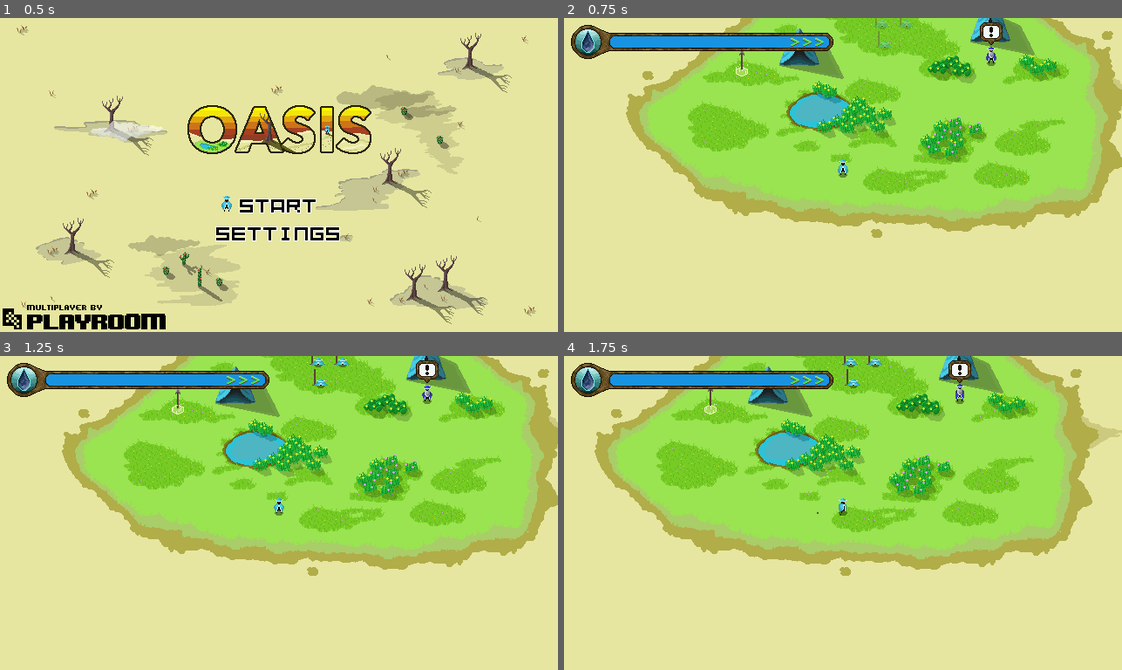
Above: before the commit, frames 1-4 (two rows, left to right).
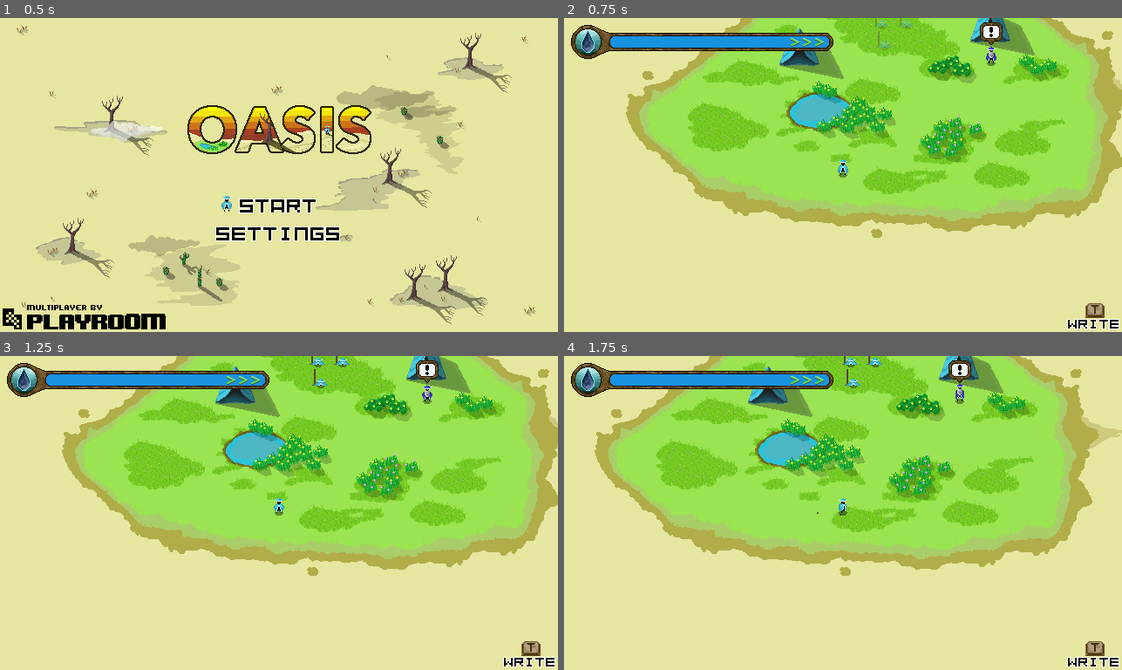
Above: after the commit, the same moments.

Repository: ObliteratedEntertainment/PixelGameJam2024
Game: Godot game, scene res://main.tscn
Same seed, same stepped clock (60 frames per second), same inputs: the game is played once before the commit and once after it.
Inputs (mouse positions are in pixels of both pictures, inside the frame that each line leads up to):
- Up to frame 1 (0.5 s): no input
- Up to frame 2 (0.75 s): click "START" at 0.5 s
- Up to frame 3 (1.25 s): no input
- Up to frame 4 (1.75 s): move the mouse to (965, 497) at 1.27 s; hold Right (ui_right) from 1.28 s (still down); tap E (player_dig) at 1.35 s

Frame 1 is identical in both runs. In frame 2, 0.5% of the frame differs, in the area x 30-100%, y 10-100%; in frame 3, 0.5%; in frame 4, 0.5%.

Commit message:
Added dialog tree walking for the old man.

Diff:
--- a/autoloads/playroom.gd
+++ b/autoloads/playroom.gd
@@ -11,6 +11,7 @@
 const ACTION_RESPAWN = "R"
 
 const UPGRADE_SHOVEL = "SHOVEL"
+const UPGRADE_FLASK  = "FLASK"
 
 # Named callbacks
 const CB_INSERT_COIN = "on_insert_coin"
@@ -113,7 +114,7 @@
 var _tracked_room_players := {}
 
 var first_action := true
-var stashed_actions := []
+var stashed_actions: Array[PlayerActionData] = []
 
 # Called when the node enters the scene tree for the first time.
 func _ready() -> void:
@@ -195,7 +196,7 @@
 
 	var converted: Array[PlayerActionData] = []
 
-	for action in parsed:
+	for action: Variant in parsed:
 		# Do data validation
 		if typeof(action) != TYPE_DICTIONARY:
 			continue
@@ -208,7 +209,7 @@
 		elif typeof(action["p"][0]) != TYPE_FLOAT or typeof(action["p"][1]) != TYPE_FLOAT:
 			continue
 
-		var action_data = PlayerActionData.new()
+		var action_data := PlayerActionData.new()
 		action_data.action = action["a"]
 		action_data.position = Vector2(action["p"][0], action["p"][1])
 		converted.push_back(action_data)
@@ -341,7 +342,7 @@
 	)
 
 # Called when the player has connected to a room successfully
-func _on_insert_coin(args: Variant) -> void:
+func _on_insert_coin(_args: Variant) -> void:
 	print("[Playroom] Connected to room: ", _playroom.getRoomCode())
 	connected = true
 	_current_room = _playroom.getRoomCode()
--- a/autoloads/world_manager.gd
+++ b/autoloads/world_manager.gd
@@ -32,6 +32,10 @@
 var game_start_time := 0
 var game_end_time := 0
 
+var player_has_shovel := false
+var player_has_flask := false
+var player_completed_game := false
+
 
 # Called when the node enters the scene tree for the first time.
 func _ready() -> void:
@@ -42,15 +46,29 @@
 	game_started.connect(_on_game_start)
 	game_completed.connect(_on_game_ended)
 
+	player_upgraded.connect(_on_player_upgrade)
+
 func _on_game_start() -> void:
 	total_water_consumed = 0
 	total_deaths = 0
 	game_start_time = Time.get_ticks_msec()
 
 func _on_game_ended() -> void:
+	if player_completed_game:
+		return
+
+	player_completed_game = true
 	game_end_time = Time.get_ticks_msec()
 
+func _on_player_upgrade(upgrade: String) -> void:
+	if upgrade == Playroom.UPGRADE_FLASK:
+		player_has_flask = true
+	elif upgrade == Playroom.UPGRADE_SHOVEL:
+		player_has_shovel = true
+
 func _on_water_consumed(_total: float, delta: float, _intensity: int) -> void:
+	if player_completed_game:
+		return
 	# consuming water is a negative value
 	# regen is positive
 	if delta < 0.0:
@@ -63,4 +81,6 @@
 	current_zone = zone
 
 func _on_player_death(_pos: Vector2) -> void:
+	if player_completed_game:
+		return
 	total_deaths += 1
--- a/desert_zones/starter_zone.tscn
+++ b/desert_zones/starter_zone.tscn
@@ -38,11 +38,6 @@
 position = Vector2(-1358, 180)
 display_color = Color(0.182124, 0.641811, 0, 1)
 
-[node name="Oasis2" type="Polygon2D" parent="EditingHelpers"]
-position = Vector2(3392, -390)
-polygon = PackedVector2Array(-1791, 9, -1834, 156, -1801, 305, -1661, 368, -1519, 379, -1342, 272, -1343, 82, -1492, -21, -1702, -48)
-metadata/_edit_lock_ = true
-
 [node name="Dirt1" parent="." instance=ExtResource("2_yer6a")]
 position = Vector2(-585, 59)
 
@@ -56,7 +51,7 @@
 position = Vector2(-1046, -455)
 
 [node name="CastleParts" parent="." instance=ExtResource("3_nsgft")]
-position = Vector2(-919, -763)
+position = Vector2(1834, -143)
 
 [node name="Flask" parent="CastleParts" instance=ExtResource("6_txfox")]
 position = Vector2(-47, -13)
@@ -71,13 +66,16 @@
 position = Vector2(82, 55)
 
 [node name="CastleWallFragment1" parent="CastleParts" instance=ExtResource("7_dn86b")]
-position = Vector2(-434, 294)
+position = Vector2(-574, 212)
 
 [node name="CastleWallFragment2" parent="CastleParts" instance=ExtResource("7_dn86b")]
-position = Vector2(-171, 296)
+position = Vector2(-773, 76)
+
+[node name="CastleWallFragment3" parent="CastleParts" instance=ExtResource("7_dn86b")]
+position = Vector2(-913, 209)
 
 [node name="CastleGroundFragment1" parent="CastleParts" instance=ExtResource("8_n58r0")]
-position = Vector2(-441, 245)
+position = Vector2(-581, 163)
 
 [node name="CloudManager" type="Node2D" parent="."]
 y_sort_enabled = true
@@ -86,9 +84,18 @@
 [node name="Cloud5" parent="CloudManager" instance=ExtResource("13_u142e")]
 position = Vector2(-272, 235)
 
+[node name="Cloud13" parent="CloudManager" instance=ExtResource("13_u142e")]
+position = Vector2(1027, 277)
+
+[node name="Cloud9" parent="CloudManager" instance=ExtResource("13_u142e")]
+position = Vector2(71, -46)
+
 [node name="Cloud4" parent="CloudManager" instance=ExtResource("14_rujjp")]
 position = Vector2(-428, -93)
 
+[node name="Cloud14" parent="CloudManager" instance=ExtResource("14_rujjp")]
+position = Vector2(422, 129)
+
 [node name="Cloud6" parent="CloudManager" instance=ExtResource("13_u142e")]
 position = Vector2(-2351, -616)
 
@@ -98,6 +105,15 @@
 [node name="Cloud1" parent="CloudManager" instance=ExtResource("15_eeb53")]
 position = Vector2(-1211, -736)
 
+[node name="Cloud10" parent="CloudManager" instance=ExtResource("15_eeb53")]
+position = Vector2(-931, 37)
+
+[node name="Cloud11" parent="CloudManager" instance=ExtResource("15_eeb53")]
+position = Vector2(755, -148)
+
+[node name="Cloud12" parent="CloudManager" instance=ExtResource("15_eeb53")]
+position = Vector2(294, 493)
+
 [node name="Cloud2" parent="CloudManager" instance=ExtResource("14_rujjp")]
 position = Vector2(-1756, 667)
 
@@ -112,6 +128,9 @@
 [node name="Dirt2" parent="." instance=ExtResource("3_uvf08")]
 position = Vector2(-475, -102)
 
+[node name="Dirt17" parent="." instance=ExtResource("3_uvf08")]
+position = Vector2(-475, -102)
+
 [node name="Dirt3" parent="." instance=ExtResource("4_w83yb")]
 position = Vector2(-703, 131)
 
@@ -122,7 +141,7 @@
 position = Vector2(-1509, -226)
 
 [node name="Dirt16" parent="." instance=ExtResource("6_qk0cv")]
-position = Vector2(-835, -708)
+position = Vector2(1918, -88)
 
 [node name="Dirt7" parent="." instance=ExtResource("7_l5fn5")]
 position = Vector2(-971, 263)
--- a/game.tscn
+++ b/game.tscn
@@ -222,10 +222,11 @@
 layout_mode = 2
 size_flags_horizontal = 8
 size_flags_vertical = 8
-theme_override_constants/separation = 32
+theme_override_constants/separation = 40
 script = ExtResource("6_uhwyv")
 
 [node name="DigHint" type="TextureRect" parent="UI/MarginContainer/ActionBar"]
+visible = false
 layout_mode = 2
 texture = ExtResource("7_536ju")
 stretch_mode = 2
@@ -240,6 +241,7 @@
 label_settings = SubResource("LabelSettings_xpwmq")
 
 [node name="DowseHint" type="TextureRect" parent="UI/MarginContainer/ActionBar"]
+visible = false
 layout_mode = 2
 texture = ExtResource("8_hc3cf")
 
@@ -258,12 +260,13 @@
 
 [node name="Label2" type="Label" parent="UI/MarginContainer/ActionBar/InscribeHint"]
 layout_mode = 0
-offset_left = -12.0
+offset_left = -38.0
 offset_top = 13.0
-offset_right = 36.0
+offset_right = 58.0
 offset_bottom = 36.0
-text = "TEXT"
+text = "WRITE"
 label_settings = SubResource("LabelSettings_xpwmq")
+horizontal_alignment = 1
 
 [node name="Settings" parent="." instance=ExtResource("12_sb374")]
 
--- a/oases/starting_oasis.tscn
+++ b/oases/starting_oasis.tscn
@@ -11,7 +11,6 @@
 [ext_resource type="PackedScene" uid="uid://cijeuqu5rln8c" path="res://ui/dialog_display.tscn" id="4_wyaxv"]
 [ext_resource type="PackedScene" uid="uid://cxsar58se20fq" path="res://decorations/oasis_grass_4.tscn" id="5_vlik5"]
 [ext_resource type="PackedScene" uid="uid://dvbuofno6ykdg" path="res://decorations/oasis_grass_3.tscn" id="6_8ghxb"]
-[ext_resource type="PackedScene" uid="uid://c7vk6o7s20pvm" path="res://shovel_power_up.tscn" id="6_wx0xs"]
 [ext_resource type="PackedScene" uid="uid://c4asfhjvn7tsu" path="res://decorations/oasis_grass_2.tscn" id="7_0f7qv"]
 [ext_resource type="LabelSettings" uid="uid://cqgxpfvbk7622" path="res://ui/dialog_label_font.tres" id="7_0mcqw"]
 [ext_resource type="PackedScene" uid="uid://0g5mw0uwkabr" path="res://decorations/oasis_tall_grass_2.tscn" id="8_0l3c5"]
@@ -61,24 +60,27 @@
 
 [node name="Speech Detector" parent="OldMan" instance=ExtResource("4_wyaxv")]
 
-[node name="Label" type="Label" parent="OldMan/Speech Detector/DialogBox" index="0"]
+[node name="IntroDialogs" type="Node2D" parent="OldMan/Speech Detector/DialogBox" index="0"]
+position = Vector2(0, 51)
+
+[node name="Label" type="Label" parent="OldMan/Speech Detector/DialogBox/IntroDialogs"]
 visible = false
 offset_left = -58.0
-offset_top = -27.0
+offset_top = -78.0
 offset_right = 58.0
-offset_bottom = 22.0
+offset_bottom = -29.0
 text = "Seek the vessel of purest aqua."
 label_settings = ExtResource("7_0mcqw")
 horizontal_alignment = 1
 vertical_alignment = 1
 autowrap_mode = 2
 
-[node name="Label3" type="Label" parent="OldMan/Speech Detector/DialogBox" index="1"]
+[node name="Label3" type="Label" parent="OldMan/Speech Detector/DialogBox/IntroDialogs"]
 visible = false
 offset_left = -58.0
-offset_top = -27.0
+offset_top = -78.0
 offset_right = 58.0
-offset_bottom = 22.0
+offset_bottom = -29.0
 text = "The Desert is paved with the footsteps of the curious."
 label_settings = ExtResource("7_0mcqw")
 horizontal_alignment = 1
@@ -86,12 +88,12 @@
 autowrap_mode = 2
 clip_text = true
 
-[node name="Label2" type="Label" parent="OldMan/Speech Detector/DialogBox" index="2"]
+[node name="Label2" type="Label" parent="OldMan/Speech Detector/DialogBox/IntroDialogs"]
 visible = false
 offset_left = -58.0
-offset_top = -27.0
+offset_top = -78.0
 offset_right = 58.0
-offset_bottom = 22.0
+offset_bottom = -29.0
 text = "Only then may you begin your oases communitas."
 label_settings = ExtResource("7_0mcqw")
 horizontal_alignment = 1
@@ -99,8 +101,27 @@
 autowrap_mode = 2
 clip_text = true
 
-[node name="Shovel" parent="OldMan/Speech Detector" instance=ExtResource("6_wx0xs")]
-position = Vector2(-286, 9)
+[node name="Challenge1Done" type="Node2D" parent="OldMan/Speech Detector/DialogBox" index="1"]
+position = Vector2(0, 51)
+
+[node name="Label4" type="Label" parent="OldMan/Speech Detector/DialogBox/Challenge1Done"]
+visible = false
+offset_left = -58.0
+offset_top = -78.0
+offset_right = 58.0
+offset_bottom = -29.0
+text = "Shovel!"
+label_settings = ExtResource("7_0mcqw")
+horizontal_alignment = 1
+vertical_alignment = 1
+autowrap_mode = 2
+clip_text = true
+
+[node name="Challenge2Done" type="Node2D" parent="OldMan/Speech Detector/DialogBox" index="2"]
+position = Vector2(0, 51)
+
+[node name="GameComplete" type="Node2D" parent="OldMan/Speech Detector/DialogBox" index="3"]
+position = Vector2(0, 51)
 
 [node name="Borders" type="Node2D" parent="."]
 z_index = -8
--- a/player.gd
+++ b/player.gd
@@ -225,7 +225,7 @@
 		move_and_slide()
 
 
-	var can_broadcast = player_broadcast_ready and \
+	var can_broadcast := player_broadcast_ready and \
 				not player_last_broadcast.is_equal_approx(position)
 
 	if not is_remote_player and (player_needs_action_broadcast or can_broadcast):
@@ -494,6 +494,9 @@
 			unused_flasks,
 			total_flasks
 		)
+		WorldManager.player_upgraded.emit(
+			Playroom.UPGRADE_FLASK
+		)
 		var buffed := FLASK_ADDED_BUFF.instantiate()
 		buffed.position = buff_start.position
 		add_child(buffed)
@@ -733,7 +736,7 @@
 	position = new_desired_position
 	return position.direction_to(remote_active_action.position)
 
-func _on_server_connected(room: String) -> void:
+func _on_server_connected(_room: String) -> void:
 	if is_remote_player:
 		return
 	player_needs_action_broadcast = true
--- a/ui/action_bar.gd
+++ b/ui/action_bar.gd
@@ -1,11 +1,16 @@
 extends HBoxContainer
 
+@onready var dig_hint: TextureRect = $DigHint
+@onready var dowse_hint: TextureRect = $DowseHint
+@onready var inscribe_hint: TextureRect = $InscribeHint
 
 # Called when the node enters the scene tree for the first time.
 func _ready() -> void:
-	visible = false
+	dig_hint.visible = false
+	dowse_hint.visible = false
 	WorldManager.player_upgraded.connect(_on_player_upgrade)
 
 func _on_player_upgrade(upgrade: String) -> void:
 	if upgrade == Playroom.UPGRADE_SHOVEL:
-		visible = true
+		dig_hint.visible = true
+		dowse_hint.visible = true
--- a/utils/speech_detector.gd
+++ b/utils/speech_detector.gd
@@ -5,8 +5,14 @@
 
 @onready var mumblings: AudioStreamPlayer2D = get_node_or_null("../Mumblings")
 
+@onready var intro_dialogs: Node2D = $DialogBox/IntroDialogs
+@onready var challenge_1_done: Node2D = $DialogBox/Challenge1Done
+@onready var challenge_2_done: Node2D = $DialogBox/Challenge2Done
+
+
 var dialog_offset := 0
 var seen_all_dialogs := false
+var active_dialog_tree: Node2D = null
 
 # Called when the node enters the scene tree for the first time.
 func _ready() -> void:
@@ -16,8 +22,13 @@
 	dialog_hint.visible = true
 	dialog_box.visible = false
 
+	WorldManager.player_upgraded.connect(_on_player_upgrade)
+
 	for lbl in dialog_box.get_children():
 		lbl.visible = false
+
+	active_dialog_tree = intro_dialogs
+	active_dialog_tree.visible = true
 
 func _on_body_entered(body: Node2D) -> void:
 	if body is Player and not body.is_remote_player:
@@ -25,17 +36,30 @@
 		if dialog_box.visible == false and mumblings != null:
 			mumblings.play()
 		dialog_box.visible = true
-		dialog_box.get_children()[dialog_offset].visible = true
+		active_dialog_tree.get_children()[dialog_offset].visible = true
 
 func _on_body_exited(body: Node2D) -> void:
 	if body is Player and not body.is_remote_player:
 		dialog_box.visible = false
-		dialog_box.get_children()[dialog_offset].visible = false
+		active_dialog_tree.get_children()[dialog_offset].visible = false
 
 		dialog_offset += 1
 
-		if dialog_offset >= len(dialog_box.get_children()):
+		if dialog_offset >= len(active_dialog_tree.get_children()):
 			seen_all_dialogs = true
 			dialog_offset = 0
 
 		dialog_hint.visible = not seen_all_dialogs
+
+func _on_player_upgrade(upgrade: String) -> void:
+	if upgrade == Playroom.UPGRADE_SHOVEL:
+		active_dialog_tree = challenge_1_done
+		dialog_offset = 0
+		seen_all_dialogs = false
+	elif upgrade == Playroom.UPGRADE_FLASK:
+		active_dialog_tree = challenge_2_done
+		dialog_offset = 0
+		seen_all_dialogs = false
+
+	# TODO: activate the final dialog tree
+	# Need to dynamically insert the player's final stats
Not shown: 1 places in oases/starting_oasis.tscn that only renumber resources
